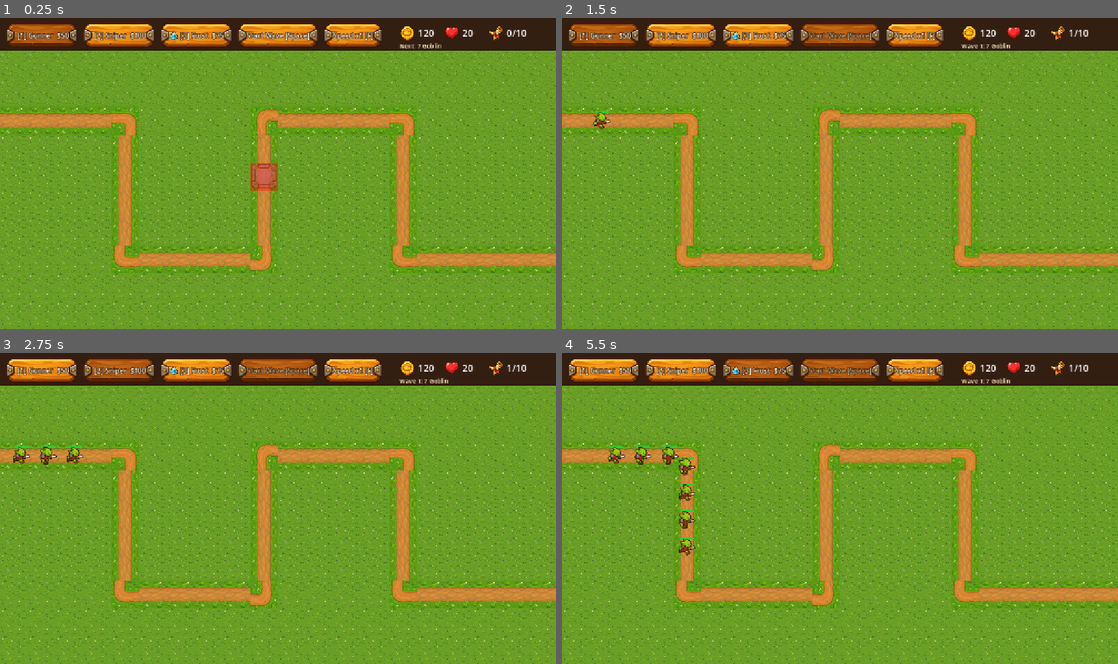
Above: before the commit, frames 1-4 (two rows, left to right).
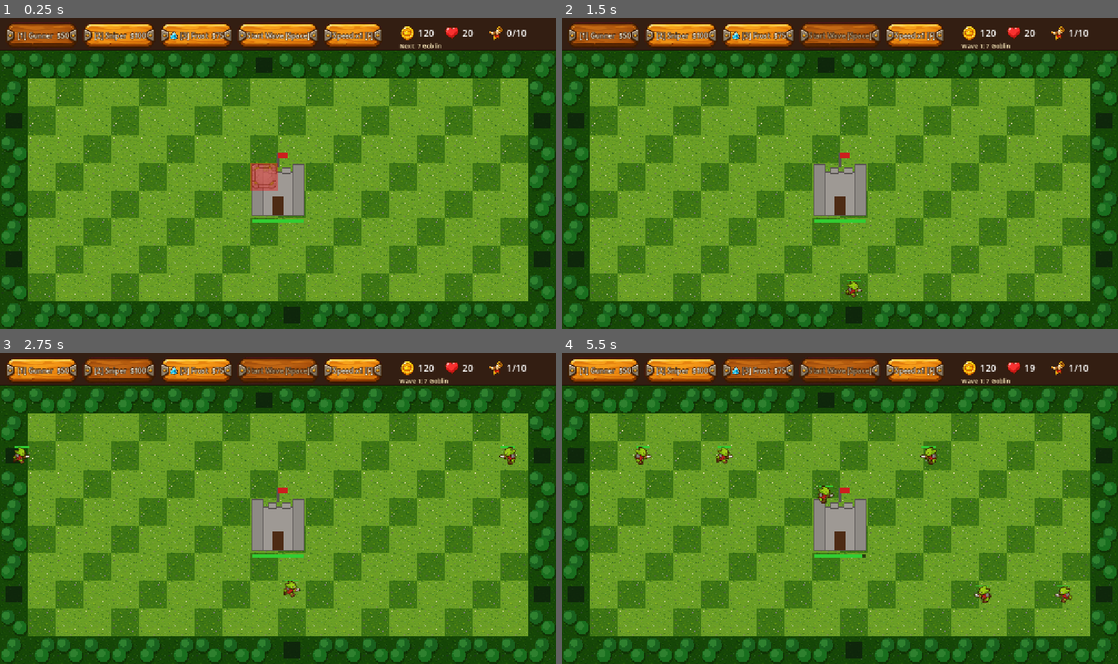
Above: after the commit, the same moments.

Repository: Sosakpanha/Tower-defence
Game: Godot game, scene res://main.tscn
Two runs of this game, one before a commit and one after it. Both use one fixed random seed, a clock stepped at 60 frames per second and the inputs below.
Inputs:
- Up to frame 1 (0.25 s): no input
- Up to frame 2 (1.5 s): click "Start Wave [Space]" at 0.5 s; click "[1] Gunner $50" at 1.25 s
- Up to frame 3 (2.75 s): click "[2] Sniper $100" at 2 s
- Up to frame 4 (5.5 s): click "[3] Frost $75" at 2.75 s; click "Speed x1 [F]" at 3.5 s; click "Speed x2 [F]" at 4.25 s; click "Speed x3 [F]" at 5 s

The runs differ from the first frame. In frame 1, 51% of the frame differs, in the area x 0-100%, y 10-100%; in frame 2, 52%; in frame 3, 52%; in frame 4, 52%.

Commit message:
Kingdom core: castle, jungle spawns, A* pathing replaces fixed route
Enemies spawn at jungle edge cells and path to the castle around towers.
Placement is refused if it would seal the castle off. Lives are now castle HP.

Co-Authored-By: Claude Sonnet 5.5 <noreply@anthropic.com>

Diff:
--- a/core/config.gd
+++ b/core/config.gd
@@ -9,17 +9,18 @@
 const SCREEN := Vector2(1280, 720)
 
 const START_GOLD := 120
-const START_LIVES := 20
+const CASTLE_HP := 20
 const MAX_WAVE := 10
 const SELL_REFUND := 0.7
 
 const SPEEDS := [1.0, 2.0, 3.0]
 const KIND_NAMES := {"normal": "Goblin", "fast": "Wolf", "tank": "Ogre"}
 
-# Path corners in grid cells; enemies walk through these in order.
-const PATH_CELLS: Array[Vector2i] = [
-	Vector2i(0, 2), Vector2i(4, 2), Vector2i(4, 7), Vector2i(9, 7),
-	Vector2i(9, 2), Vector2i(14, 2), Vector2i(14, 7), Vector2i(19, 7),
+# The kingdom: a castle in the middle, jungle on the border where enemies spawn.
+const CASTLE_RECT := Rect2i(9, 4, 2, 2)
+const SPAWN_CELLS: Array[Vector2i] = [
+	Vector2i(0, 2), Vector2i(0, 7), Vector2i(19, 2), Vector2i(19, 7),
+	Vector2i(9, 0), Vector2i(10, 9),
 ]
 
 
@@ -29,3 +30,16 @@
 
 static func in_grid(c: Vector2i) -> bool:
 	return c.x >= 0 and c.y >= 0 and c.x < COLS and c.y < ROWS
+
+
+static func world_to_cell(p: Vector2) -> Vector2i:
+	var q := (p - ORIGIN) / TILE
+	return Vector2i(floori(q.x), floori(q.y))
+
+
+static func is_jungle(c: Vector2i) -> bool:
+	return c.x == 0 or c.y == 0 or c.x == COLS - 1 or c.y == ROWS - 1
+
+
+static func is_castle(c: Vector2i) -> bool:
+	return CASTLE_RECT.has_point(c)
--- a/enemy.gd
+++ b/enemy.gd
@@ -2,10 +2,12 @@
 extends Node2D
 
 signal died(enemy: Enemy)
-signal reached_end(enemy: Enemy)
+signal reached_end(enemy: Enemy)  # reached the castle
 
+var pathing: Pathing
 var points: Array[Vector2] = []
-var target_idx := 1
+var target_idx := 0
+var _progress := 0.0
 var speed := 60.0
 var max_hp := 30.0
 var hp := 30.0
@@ -19,10 +21,12 @@
 var base_tint := Color.WHITE
 
 
-func setup(p: Array[Vector2], kind_name: String, wave: int) -> void:
-	points = p
+func setup(path: Pathing, spawn: Vector2i, kind_name: String, wave: int) -> void:
+	pathing = path
 	kind = kind_name
-	position = points[0]
+	position = Config.cell_center(spawn)
+	_repath()
+	pathing.changed.connect(_repath)
 	var scale_hp := 1.0 + wave * 0.35
 	match kind_name:
 		"fast":
@@ -57,10 +61,27 @@
 	add_child(sprite)
 
 
+## Higher = closer to the castle. Towers target the highest.
 func progress() -> float:
+	return _progress
+
+
+## Re-route from the current cell (spawn, or when buildings change).
+func _repath() -> void:
+	var p := pathing.route(Config.world_to_cell(position))
+	if p.is_empty():
+		return
+	points = p
+	target_idx = 0
+
+
+func _remaining() -> float:
 	if target_idx >= points.size():
-		return 1e9
-	return target_idx * 10000.0 - position.distance_to(points[target_idx])
+		return 0.0
+	var d := position.distance_to(points[target_idx])
+	for i in range(target_idx, points.size() - 1):
+		d += points[i].distance_to(points[i + 1])
+	return d
 
 
 func take_damage(amount: float, slow: float = 0.0) -> void:
@@ -100,7 +121,8 @@
 			if absf(to.x) > 1.0:
 				sprite.flip_h = to.x < 0.0
 			move = 0.0
-	if target_idx >= points.size():
+	_progress = -_remaining()
+	if target_idx >= points.size() or Config.is_castle(Config.world_to_cell(position)):
 		dead = true
 		reached_end.emit(self)
 		queue_free()
--- a/main.gd
+++ b/main.gd
@@ -1,12 +1,12 @@
 ## Game rules and input. Everything else lives in its own module:
 ##   core/config.gd          constants          systems/wave_manager.gd  waves + spawning
 ##   world/game_map.gd       terrain + grid     systems/audio.gd         sound effects
+##   world/castle.gd         the castle + HP    systems/pathing.gd       enemy routes (A*)
 ##   world/placement_preview.gd  hover preview  ui/hud.gd                all UI
 ##   tower.gd / enemy.gd / projectile.gd        game objects
 extends Node2D
 
 var gold := Config.START_GOLD
-var lives := Config.START_LIVES
 var selected := "gunner"      # tower type to build
 var towers := {}              # Vector2i -> Tower
 var sel_cell := Vector2i(-1, -1)  # tower whose upgrade panel is open
@@ -15,6 +15,8 @@
 var won := false
 
 var map := GameMap.new()
+var castle := Castle.new()
+var pathing := Pathing.new()
 var preview := PlacementPreview.new()
 var towers_node := Node2D.new()
 var enemies_node := Node2D.new()
@@ -23,6 +25,8 @@
 var waves := WaveManager.new()
 var hud := Hud.new()
 
+var lives: int:
+	get: return castle.hp
 var wave: int:
 	get: return waves.wave
 var wave_active: bool:
@@ -32,9 +36,11 @@
 func _ready() -> void:
 	Engine.time_scale = 1.0
 	preview.game = self
-	for n in [map, preview, towers_node, enemies_node, projectiles_node, sfx, waves, hud]:
+	for n in [map, castle, preview, towers_node, enemies_node, projectiles_node, sfx, waves, hud]:
 		add_child(n)
-	waves.setup(map.path_points, enemies_node)
+	waves.setup(pathing, enemies_node)
+	castle.destroyed.connect(func() -> void: _end_game(false))
+	castle.damaged.connect(func(_hp: int) -> void: _update_hud())
 	waves.wave_started.connect(_on_wave_started)
 	waves.wave_cleared.connect(_on_wave_cleared)
 	waves.enemy_killed.connect(_on_enemy_killed)
@@ -95,8 +101,19 @@
 
 
 # ---------------------------------------------------------------- Towers
+## A cell is buildable if it is kingdom ground (not jungle/castle), free, has no enemy
+## standing on it, and building there still leaves enemies a route to the castle.
+func can_build(c: Vector2i) -> bool:
+	if not Config.in_grid(c) or Config.is_jungle(c) or Config.is_castle(c) or towers.has(c):
+		return false
+	for e in get_tree().get_nodes_in_group("enemies"):
+		if Config.world_to_cell(e.position) == c:
+			return false
+	return not pathing.would_block(c)
+
+
 func try_place(c: Vector2i) -> void:
-	if map.is_path(c) or towers.has(c):
+	if not can_build(c):
 		return
 	var cost: int = Tower.TYPES[selected].cost
 	if gold < cost:
@@ -108,6 +125,7 @@
 	t.position = Config.cell_center(c)
 	towers_node.add_child(t)
 	towers[c] = t
+	pathing.set_blocked(c, true)
 	_update_hud()
 
 
@@ -121,6 +139,7 @@
 		deselect_tower()
 	t.queue_free()
 	towers.erase(c)
+	pathing.set_blocked(c, false)
 	_update_hud()
 
 
@@ -193,11 +212,8 @@
 
 
 func _on_enemy_leaked(_e: Enemy) -> void:
-	lives -= 1
 	sfx.play_sfx("leak", -3.0)
-	_update_hud()
-	if lives <= 0:
-		_end_game(false)
+	castle.take_damage(1)
 
 
 func _end_game(victory: bool) -> void:
--- /dev/null
+++ b/systems/pathing.gd
@@ -0,0 +1,42 @@
+## Grid pathfinding from any cell to the castle. Buildings are solid cells.
+## Emits `changed` whenever the obstacles change so enemies can re-route.
+class_name Pathing
+extends RefCounted
+
+signal changed
+
+var grid := AStarGrid2D.new()
+
+
+func _init() -> void:
+	grid.region = Rect2i(0, 0, Config.COLS, Config.ROWS)
+	grid.cell_size = Vector2.ONE
+	grid.diagonal_mode = AStarGrid2D.DIAGONAL_MODE_NEVER
+	grid.update()
+
+
+func set_blocked(c: Vector2i, blocked: bool) -> void:
+	grid.set_point_solid(c, blocked)
+	changed.emit()
+
+
+## World-space waypoints (cell centers) from `from` to the castle. Empty if unreachable.
+func route(from: Vector2i) -> Array[Vector2]:
+	var out: Array[Vector2] = []
+	for c in grid.get_id_path(from, Config.CASTLE_RECT.position):
+		out.append(Config.cell_center(c))
+	return out
+
+
+## True if blocking `c` would leave some spawn with no way to the castle.
+func would_block(c: Vector2i) -> bool:
+	if grid.is_point_solid(c):
+		return false
+	grid.set_point_solid(c, true)
+	var blocked := false
+	for s in Config.SPAWN_CELLS:
+		if grid.get_id_path(s, Config.CASTLE_RECT.position).is_empty():
+			blocked = true
+			break
+	grid.set_point_solid(c, false)
+	return blocked
--- a/systems/wave_manager.gd
+++ b/systems/wave_manager.gd
@@ -11,12 +11,12 @@
 var active := false
 var queue: Array[String] = []
 var timer := 0.0
-var path_points: Array[Vector2] = []
+var pathing: Pathing
 var enemies_node: Node2D
 
 
-func setup(path: Array[Vector2], enemies_parent: Node2D) -> void:
-	path_points = path
+func setup(path: Pathing, enemies_parent: Node2D) -> void:
+	pathing = path
 	enemies_node = enemies_parent
 
 
@@ -73,7 +73,7 @@
 
 func _spawn(kind: String) -> void:
 	var e := Enemy.new()
-	e.setup(path_points, kind, wave)
+	e.setup(pathing, Config.SPAWN_CELLS.pick_random(), kind, wave)
 	e.died.connect(func(en: Enemy) -> void: enemy_killed.emit(en))
 	e.reached_end.connect(func(en: Enemy) -> void: enemy_leaked.emit(en))
 	enemies_node.add_child(e)
--- a/tools/screenshot_test.gd
+++ b/tools/screenshot_test.gd
@@ -29,7 +29,7 @@
 		0:
 			m.gold = 600
 			var kinds := ["gunner", "sniper", "frost", "gunner", "sniper"]
-			var cells := [Vector2i(3, 1), Vector2i(5, 3), Vector2i(2, 3), Vector2i(8, 6), Vector2i(10, 3)]
+			var cells := [Vector2i(3, 1), Vector2i(7, 3), Vector2i(2, 4), Vector2i(8, 6), Vector2i(12, 3)]
 			for i in cells.size():
 				m._select(kinds[i]); m.try_place(cells[i])
 			m._select("gunner")
--- /dev/null
+++ b/world/castle.gd
@@ -0,0 +1,42 @@
+## The castle the player defends. Owns its HP and draws itself.
+class_name Castle
+extends Node2D
+
+signal damaged(hp: int)
+signal destroyed
+
+var hp := Config.CASTLE_HP
+
+
+func _ready() -> void:
+	position = Config.ORIGIN + Vector2(Config.CASTLE_RECT.position) * Config.TILE
+
+
+func take_damage(amount: int) -> void:
+	if hp <= 0:
+		return
+	hp = maxi(0, hp - amount)
+	damaged.emit(hp)
+	queue_redraw()
+	if hp == 0:
+		destroyed.emit()
+
+
+func _draw() -> void:
+	var sz := Vector2(Config.CASTLE_RECT.size * Config.TILE)
+	var stone := Color(0.62, 0.6, 0.58)
+	var dark := Color(0.35, 0.33, 0.32)
+	draw_rect(Rect2(6, 22, sz.x - 12, sz.y - 28), stone)
+	draw_rect(Rect2(6, 22, sz.x - 12, sz.y - 28), dark, false, 3.0)
+	for i in 4:  # battlements
+		draw_rect(Rect2(10 + i * 32, 12, 18, 14), stone)
+		draw_rect(Rect2(10 + i * 32, 12, 18, 14), dark, false, 2.0)
+	for x in [4.0, sz.x - 30.0]:  # corner towers
+		draw_rect(Rect2(x, 4, 26, sz.y - 10), stone.darkened(0.1))
+		draw_rect(Rect2(x, 4, 26, sz.y - 10), dark, false, 3.0)
+	draw_rect(Rect2(sz.x / 2 - 14, sz.y - 50, 28, 44), Color(0.3, 0.17, 0.08))  # gate
+	draw_line(Vector2(sz.x / 2, 12), Vector2(sz.x / 2, -22), dark, 3.0)  # flag
+	draw_rect(Rect2(sz.x / 2, -22, 22, 14), Color(0.8, 0.12, 0.12))
+	var w := sz.x - 12
+	draw_rect(Rect2(6, sz.y + 4, w, 6), Color(0, 0, 0, 0.6))
+	draw_rect(Rect2(6, sz.y + 4, w * float(hp) / Config.CASTLE_HP, 6), Color.LIME_GREEN)
--- a/world/game_map.gd
+++ b/world/game_map.gd
@@ -1,62 +1,17 @@
-## The terrain: grass, the enemy path, and grid <-> world conversion.
+## The terrain: kingdom grass, jungle border, and grid <-> world conversion.
 class_name GameMap
 extends Node2D
 
 const TEX_GRASS := preload("res://assets/tiles/grass_a.png")
-const TEX_STRAIGHT := preload("res://assets/tiles/path_straight.png")
-const TEX_CORNER := preload("res://assets/tiles/path_corner.png")
-
-var path_points: Array[Vector2] = []
-var path_tiles := {}  # Vector2i -> true
-
-
-func _ready() -> void:
-	for c in Config.PATH_CELLS:
-		path_points.append(Config.cell_center(c))
-	for i in Config.PATH_CELLS.size() - 1:
-		var a := Config.PATH_CELLS[i]
-		var b := Config.PATH_CELLS[i + 1]
-		var step := Vector2i(signi(b.x - a.x), signi(b.y - a.y))
-		var c := a
-		path_tiles[c] = true
-		while c != b:
-			c += step
-			path_tiles[c] = true
-
-
-func is_path(c: Vector2i) -> bool:
-	return path_tiles.has(c)
+const TEX_GRASS_B := preload("res://assets/tiles/grass_b.png")
 
 
 func mouse_cell() -> Vector2i:
-	var p := get_local_mouse_position() - Config.ORIGIN
-	return Vector2i(floori(p.x / Config.TILE), floori(p.y / Config.TILE))
+	return Config.world_to_cell(get_local_mouse_position())
 
 
 func cell_rect(c: Vector2i) -> Rect2:
 	return Rect2(Config.ORIGIN + Vector2(c) * Config.TILE, Vector2(Config.TILE, Config.TILE))
-
-
-# path_corner.png connects West + South; path_straight.png is horizontal.
-# Rotating clockwise by 90 degrees maps W->N->E->S->W.
-func _draw_path_tile(c: Vector2i, r: Rect2) -> void:
-	var w := is_path(c + Vector2i.LEFT)
-	var e := is_path(c + Vector2i.RIGHT)
-	var n := is_path(c + Vector2i.UP)
-	var s := is_path(c + Vector2i.DOWN)
-	var tex := TEX_STRAIGHT
-	var quarter_turns := 0
-	if (n or s) and not (w or e):
-		quarter_turns = 1  # vertical straight
-	elif (w or e) and (n or s):
-		tex = TEX_CORNER
-		if w and s: quarter_turns = 0
-		elif w and n: quarter_turns = 1
-		elif e and n: quarter_turns = 2
-		else: quarter_turns = 3  # e and s
-	draw_set_transform(r.get_center(), quarter_turns * PI / 2.0)
-	draw_texture_rect(tex, Rect2(-r.size / 2.0, r.size), false)
-	draw_set_transform(Vector2.ZERO, 0.0)
 
 
 func _draw() -> void:
@@ -66,7 +21,22 @@
 	for x in Config.COLS:
 		for y in Config.ROWS:
 			var c := Vector2i(x, y)
-			if is_path(c):
-				_draw_path_tile(c, cell_rect(c))
+			var r := cell_rect(c)
+			if Config.is_jungle(c):
+				draw_texture_rect(TEX_GRASS_B, r, false, Color(0.35, 0.6, 0.35))
+				_draw_trees(c, r)
 			else:
-				draw_texture_rect(TEX_GRASS, cell_rect(c), false)
+				draw_texture_rect(TEX_GRASS if (x + y) % 3 != 0 else TEX_GRASS_B, r, false)
+	for s in Config.SPAWN_CELLS:  # dark openings where enemies come out of the jungle
+		draw_rect(cell_rect(s).grow(-14), Color(0.05, 0.12, 0.05, 0.8))
+
+
+func _draw_trees(c: Vector2i, r: Rect2) -> void:
+	if c in Config.SPAWN_CELLS:
+		return
+	var h := (c.x * 73 + c.y * 31) % 5
+	for i in 2:
+		var p := r.position + Vector2(18 + (h + i * 2) % 3 * 14, 20 + i * 24)
+		draw_circle(p + Vector2(2, 4), 17, Color(0, 0, 0, 0.25))
+		draw_circle(p, 16, Color(0.1, 0.38 + 0.05 * i, 0.12))
+		draw_circle(p + Vector2(-4, -4), 9, Color(0.18, 0.5, 0.18))
--- a/world/placement_preview.gd
+++ b/world/placement_preview.gd
@@ -1,5 +1,5 @@
 ## Highlights the tile under the mouse and shows tower range circles.
-## `game` is the Main node (needs: map, towers, selected, gold, game_over).
+## `game` is the Main node (needs: map, towers, selected, gold, game_over, can_build).
 class_name PlacementPreview
 extends Node2D
 
@@ -19,7 +19,7 @@
 	if not Config.in_grid(c):
 		return
 	var cost: int = Tower.TYPES[game.selected].cost
-	var ok: bool = not game.map.is_path(c) and not game.towers.has(c) and game.gold >= cost
+	var ok: bool = game.can_build(c) and game.gold >= cost
 	var r: Rect2 = game.map.cell_rect(c)
 	draw_texture_rect(TEX_MARKER, r, false, Color(1, 1, 1, 0.7))
 	draw_rect(r, Color(0, 1, 0, 0.25) if ok else Color(1, 0, 0, 0.35))
Not shown, added: systems/pathing.gd.uid
Not shown, added: world/castle.gd.uid
Not shown, changed: CLAUDE.md
